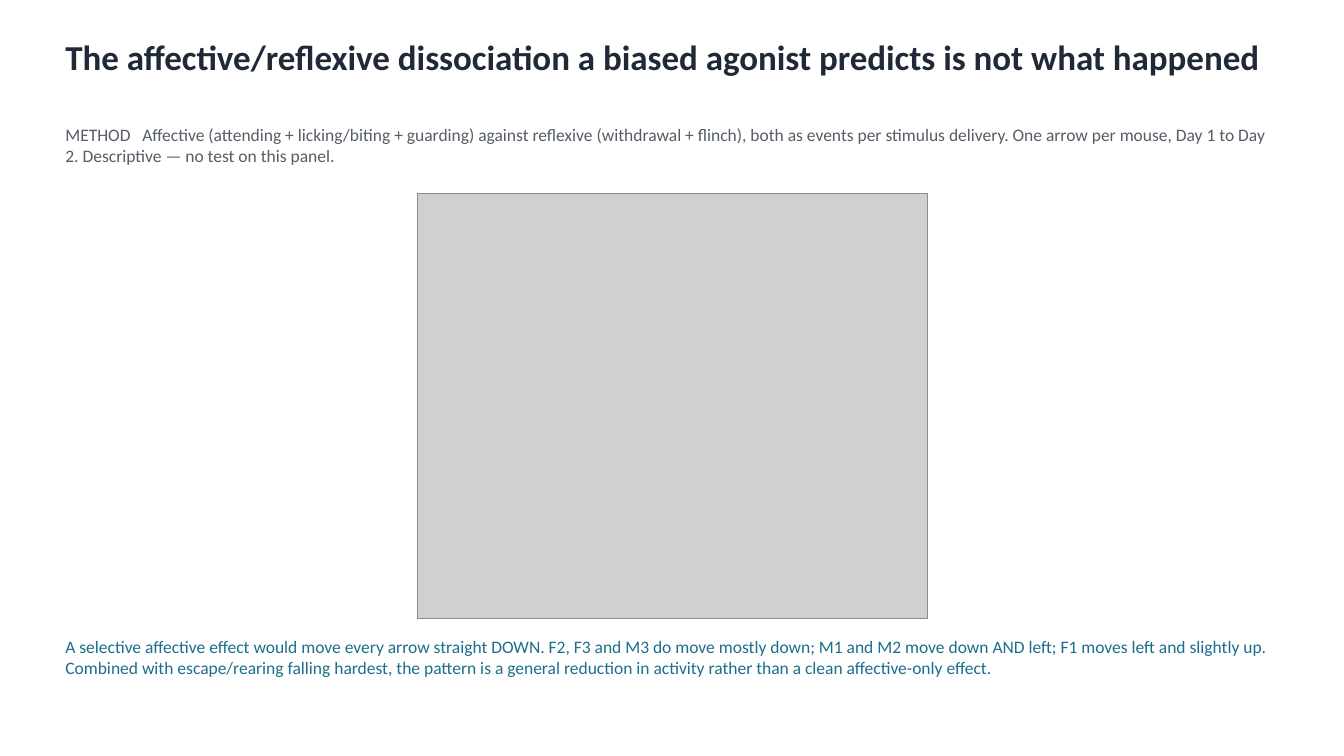
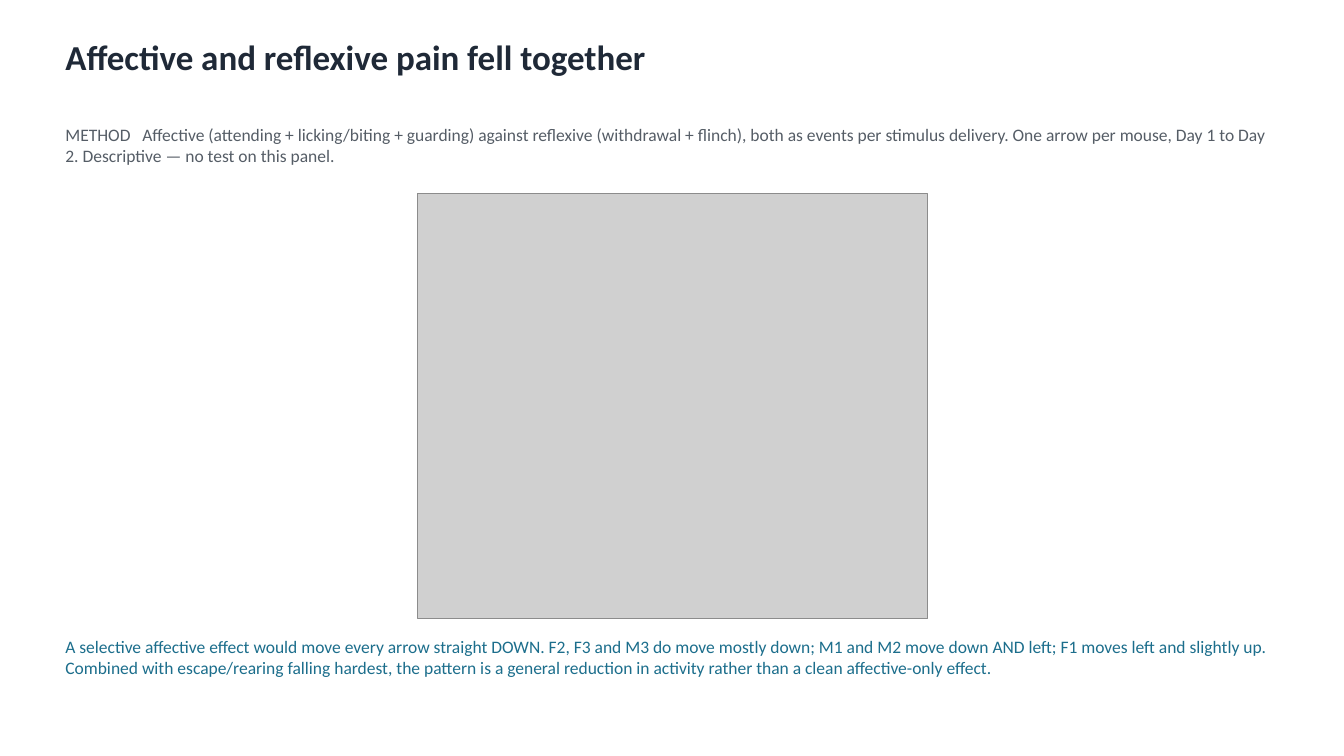
Before and after one commit to limserenahansol/painassay_withdrug, a slide deck: slide 6 of slides/mini1p_SBI553_FINAL_2026-09-03_v2.pptx. Drawn at 1344x756 pixels with LibreOffice and Linux fonts; fonts in the diff are those of the drawing; grey boxes stand for pictures. Boxes give left, top, right and bottom in pixels: in the first picture for what was removed or moved away, otherwise in the second. Text is boxed around its words. In the diff, an @@ line names an element or a change of style, - is before the commit and + after.

```diff
--- a/slides/mini1p_SBI553_FINAL_2026-09-03_v2.pptx
+++ b/slides/mini1p_SBI553_FINAL_2026-09-03_v2.pptx
@@ text at box(65, 45, 645, 76): text changed @@
-The affective/reflexive dissociation a biased agonist predicts is not what happened
+Affective and reflexive pain fell together
```
Also in this commit, not shown: 4 other slides changed, 2 other files.
